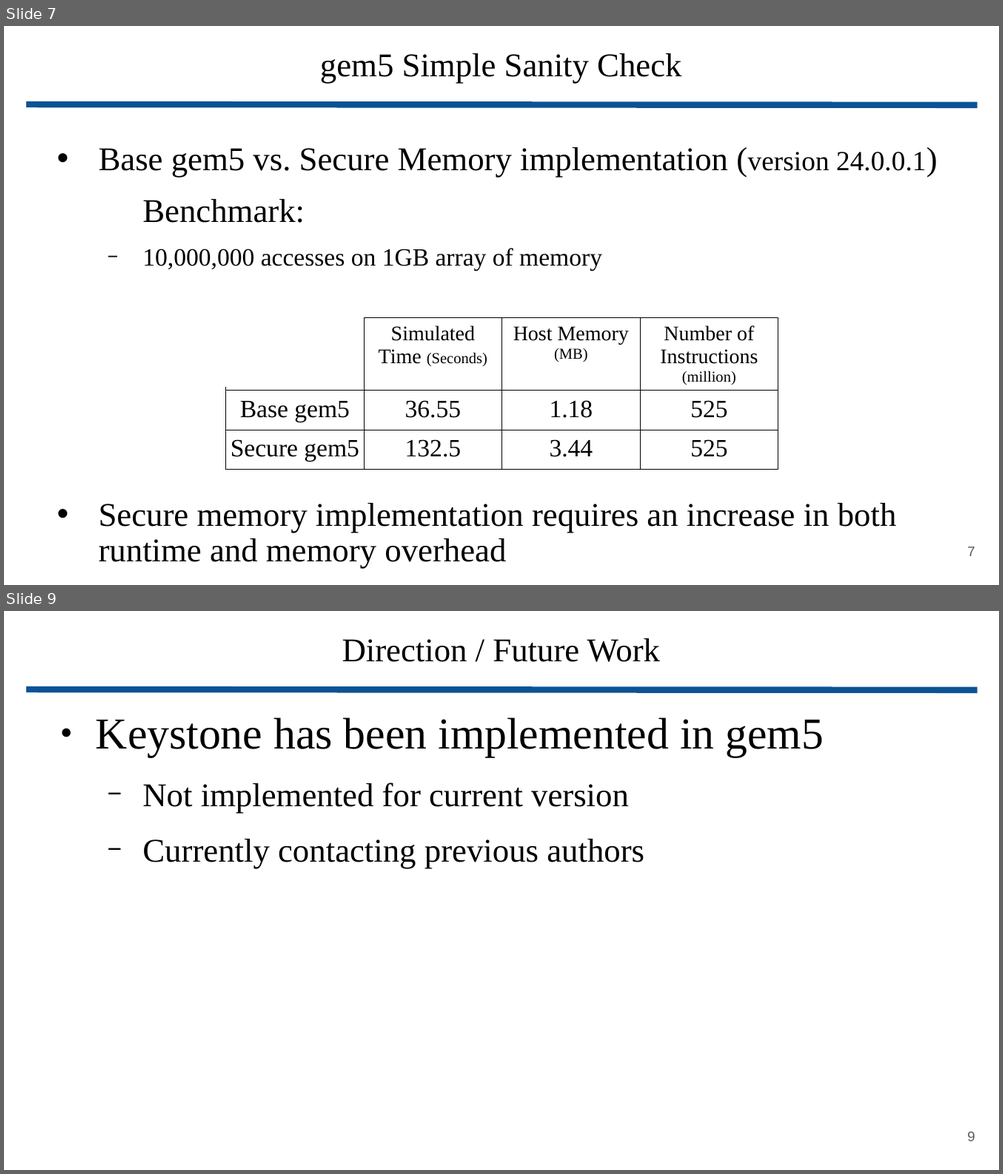
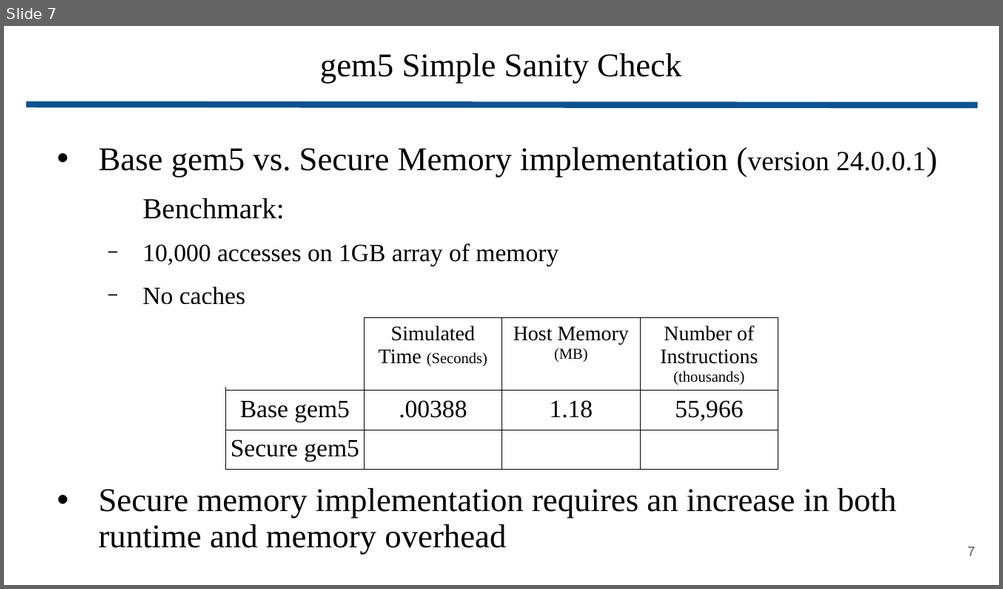
Before and after one commit to wbuz24/grad-research, a slide deck: presentations/update.pptx. Shown one above the other, each under a label of ours: slides 7 and 9 before the commit, slide 7 after it; the slides between them are not shown. The pictures are 1003x1174 and 1003x589 pixels, drawn with LibreOffice and Linux fonts; fonts in the diff are those of the drawing. Boxes give left, top, right and bottom in pixels: in the first picture for what was removed or moved away, otherwise in the second. Text is boxed around its words. In the diff, an @@ line names an element or a change of style, - is before the commit and + after.

```diff
--- a/presentations/update.pptx
+++ b/presentations/update.pptx
@@ slide 9 removed at [4, 611, 999, 1170], background #FFFFFF @@
@@ title removed at [342, 638, 660, 662] @@
-Direction / Future Work
@@ line removed from (26, 689) to (976, 689) @@
@@ text removed at [96, 718, 824, 869] @@
-● Keystone has been implemented in gem5
-  − Not implemented for current version
-  − Currently contacting previous authors
@@ page number removed at [967, 1132, 974, 1142] @@
-9
@@ slide 7 changed as well @@
@@ text at [142, 198, 284, 219]: size 24 to 21 pt in "Benchmark:" @@
@@ text at [142, 244, 558, 304]: text changed @@
-  − 10,000,000 accesses on 1GB array of memory
+  − 10,000 accesses on 1GB array of memory
+  − No caches
@@ table at [226, 318, 779, 469] @@
-row 1, column 4: Number of Instructions (million)
+row 1, column 4: Number of Instructions (thousands)
-row 2, column 2: 36.55
+row 2, column 2: .00388
-row 2, column 4: 525
+row 2, column 4: 55,966
-row 3: Secure gem5 | 132.5 | 3.44 | 525
+row 3: Secure gem5 |  |  | 
```
Also in this commit, not shown: 1 other slide changed.
